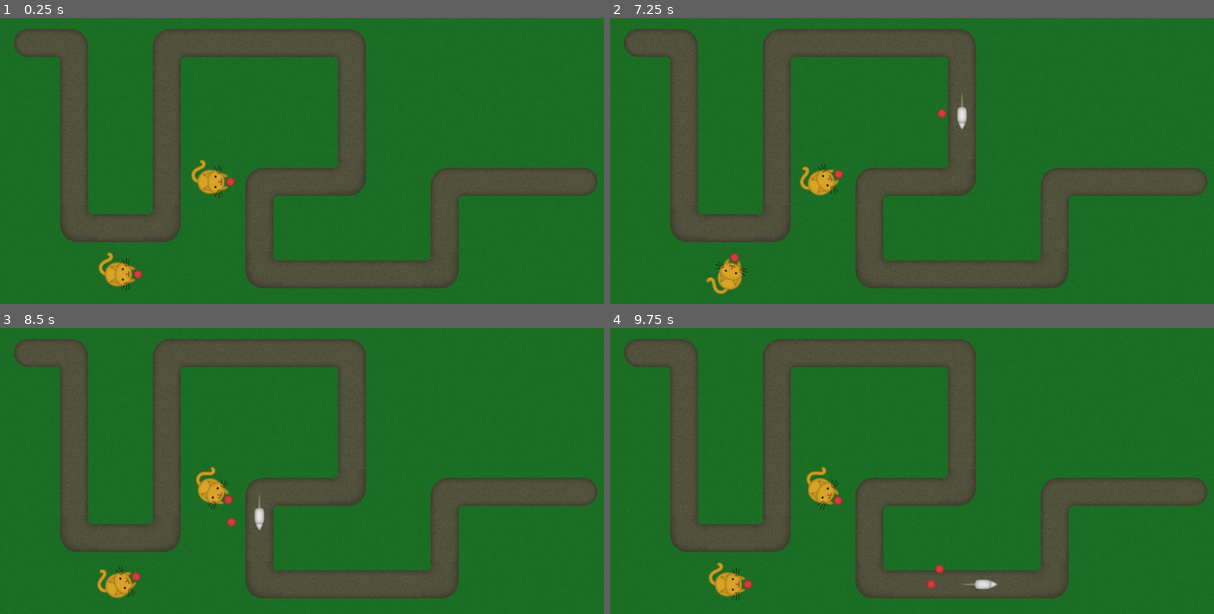
Above: before the commit, frames 1-4 (two rows, left to right).
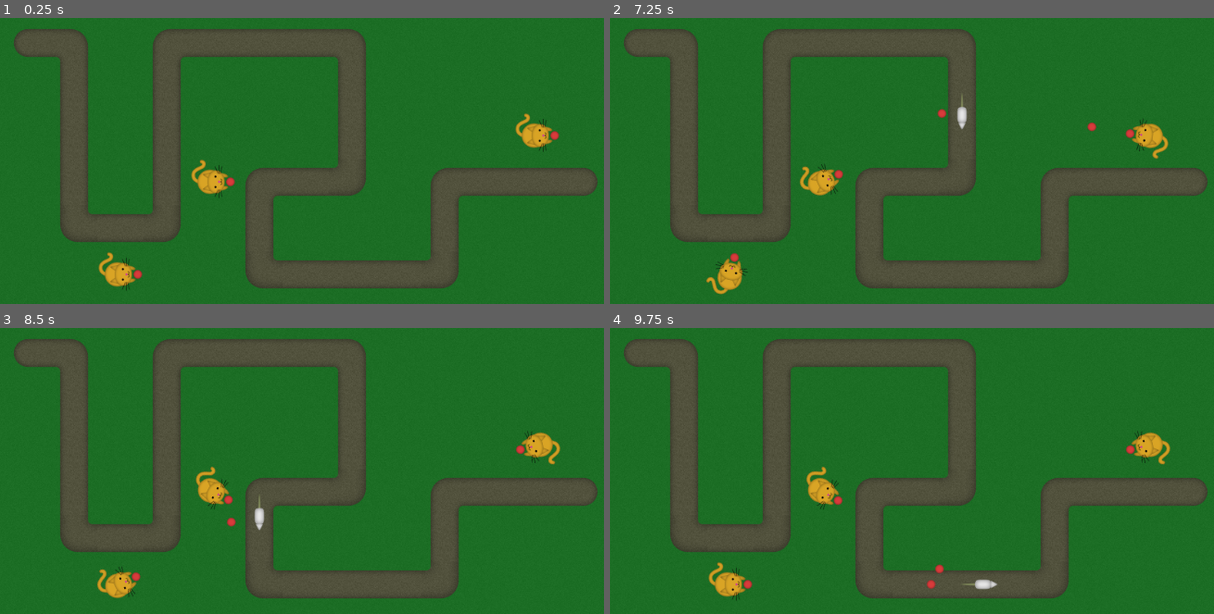
Above: after the commit, the same moments.

Repository: vibrunazo/godot-cats
Game: Godot game, scene res://scenes/Map.tscn
The game is run twice, just before and just after one commit, with the same random seed, the same clock (stepped at 60 frames per second) and the same inputs.
Inputs:
- Up to frame 1 (0.25 s): no input
- Up to frame 2 (7.25 s): tap Enter at 0.5, 2 s; tap Space at 1.25 s
- Up to frame 3 (8.5 s): no input
- Up to frame 4 (9.75 s): tap Space at 9.5 s

The runs differ from the first frame. In frame 1, 0.5% of the frame differs, in the area x 85-93%, y 33-47%; in frame 2, 0.5%, in the area x 78-93%, y 35-50%; in frame 3, 0.5%; in frame 4, 0.5%.

Commit message:
bullet checks if mouse is valid

Diff:
--- a/scenes/Bullet.gd
+++ b/scenes/Bullet.gd
@@ -24,7 +24,7 @@
 #	pass
 
 func _physics_process(delta):
-	if target:
+	if is_instance_valid(target):
 		look_at(target.position)
 	position += Vector2(speed * delta, 0).rotated(rotation)
 
--- a/scenes/Map.tscn
+++ b/scenes/Map.tscn
@@ -88,4 +88,7 @@
 [node name="Cat2" parent="Cats" instance=ExtResource( 2 )]
 position = Vector2( 416, 288 )
 
+[node name="Cat3" parent="Cats" instance=ExtResource( 2 )]
+position = Vector2( 864, 224 )
+
 [connection signal="timeout" from="SpawnTimer" to="." method="_on_SpawnTimer_timeout"]
